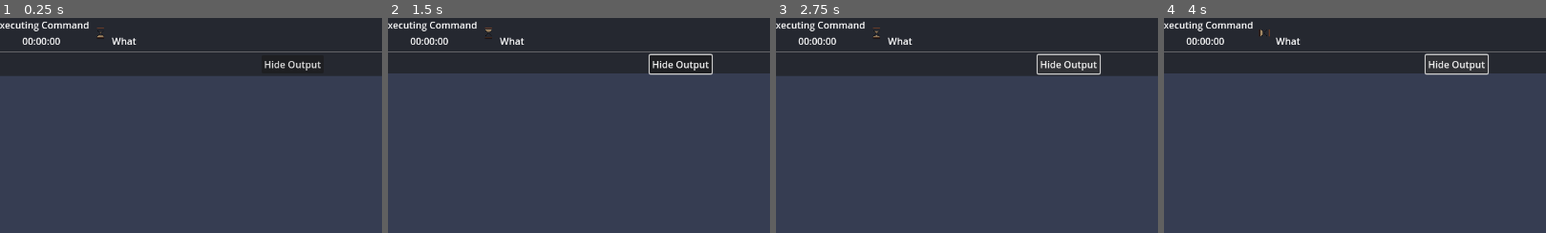
Above: before the commit, frames 1-4 (left to right).
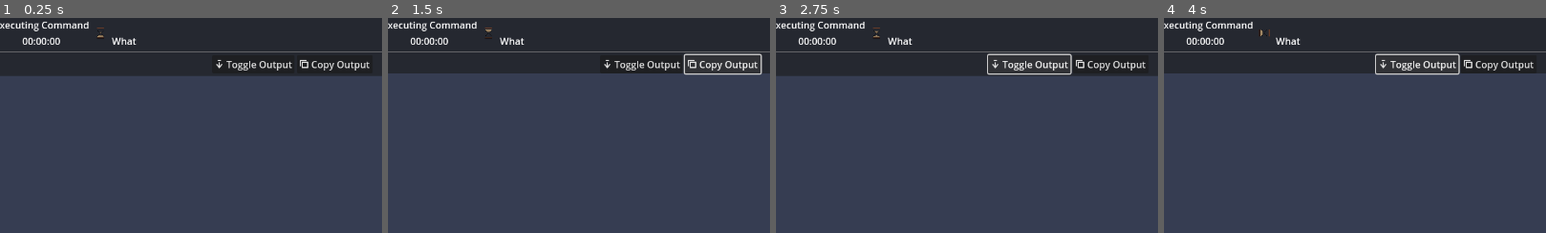
Above: after the commit, the same moments.

Repository: KoBeWi/Godot-Project-Builds
Game: Godot game, scene res://Nodes/Command.tscn
The game is run twice, just before and just after one commit, with the same random seed, the same clock (stepped at 60 frames per second) and the same inputs. This scene is started directly instead of the project's main scene.
Inputs (mouse positions are % of the whole screen's width and height, from its top left):
- Up to frame 1 (0.25 s): no input
- Up to frame 2 (1.5 s): click "Hide Output" (after the commit: "Toggle Output") at 0.5 s; click (45, 11) at 1.25 s, where only the run after the commit has a clickable "Copy Output"
- Up to frame 3 (2.75 s): click "Hide Output" (after the commit: "Toggle Output") at 2 s
- Up to frame 4 (4 s): click (45, 11) at 2.75 s, where only the run after the commit has a clickable "Copy Output"; click "Hide Output" (after the commit: "Toggle Output") at 3.5 s
The pictures show only the part of the screen within x 1-51%, y 0-50%; the shares and areas given below are measured in that part.

The runs differ from the first frame. In frame 1, 0.8% of the frame differs, in the area x 56-97%, y 19-25%; in frame 2, 1.3%, in the area x 56-98%, y 16-27%; in frame 3, 1.3%; in frame 4, 1.3%.
Error in both runs: Cannot call method 'store_line' on a null value. (res://Nodes/Command.gd:26)

Commit message:
Added delete confirmation

Diff:
--- a/Nodes/Command.gd
+++ b/Nodes/Command.gd
@@ -91,8 +91,17 @@
 
 func _on_command_gui_input(event: InputEvent) -> void:
 	if event is InputEventMouseButton and event.pressed:
-		## TODO: info, że się kopiuje
 		DisplayServer.clipboard_set(raw_text)
+
+		var copied: Label = %Copied
+		copied.position = %Command.get_local_mouse_position()
+		copied.modulate.a = 1.0
+		copied.show()
+
+		var tween := copied.create_tween()
+		tween.tween_property(copied, ^"modulate:a", 0.0, 0.5).set_delay(1)
+		tween.tween_callback(copied.hide)
+
 
 func _exit_tree() -> void:
 	if program.is_running:
@@ -184,3 +193,6 @@
 
 func toggle_output() -> void:
 	output_label.visible = not output_label.visible
+
+func copy_output() -> void:
+	DisplayServer.clipboard_set(output_label.get_parsed_text())
--- a/Nodes/Command.tscn
+++ b/Nodes/Command.tscn
@@ -1,7 +1,9 @@
-[gd_scene load_steps=21 format=3 uid="uid://b6hrktoise2ji"]
+[gd_scene load_steps=24 format=3 uid="uid://b6hrktoise2ji"]
 
 [ext_resource type="Script" path="res://Nodes/Command.gd" id="1_l0kiu"]
 [ext_resource type="Texture2D" uid="uid://dno0spmwh4kov" path="res://Nodes/Hourglass.png" id="2_qna3k"]
+[ext_resource type="Texture2D" uid="uid://csjjbw7dnc51a" path="res://Icons/Inherit.svg" id="3_kytcc"]
+[ext_resource type="Texture2D" uid="uid://dgcqwwuv1m48b" path="res://Icons/Copy.svg" id="4_0o8ph"]
 
 [sub_resource type="AtlasTexture" id="AtlasTexture_tas32"]
 atlas = ExtResource("2_qna3k")
@@ -115,6 +117,13 @@
 "name": &"default",
 "speed": 5.0
 }]
+
+[sub_resource type="StyleBoxFlat" id="StyleBoxFlat_gis47"]
+content_margin_left = 4.0
+content_margin_top = 4.0
+content_margin_right = 4.0
+content_margin_bottom = 4.0
+bg_color = Color(0, 0, 0, 1)
 
 [sub_resource type="StyleBoxFlat" id="StyleBoxFlat_nmsdb"]
 bg_color = Color(0, 0, 0, 0.12549)
@@ -209,6 +218,19 @@
 text = "What"
 autowrap_mode = 2
 
+[node name="Copied" type="Label" parent="MarginContainer/VBoxContainer/HBoxContainer/VBoxContainer/Command"]
+unique_name_in_owner = true
+visible = false
+z_index = 1
+layout_mode = 0
+offset_left = 24.0
+offset_top = 23.0
+offset_right = 183.0
+offset_bottom = 54.0
+theme_override_colors/font_color = Color(1, 1, 0, 1)
+theme_override_styles/normal = SubResource("StyleBoxFlat_gis47")
+text = "Copied to clipboard"
+
 [node name="HSeparator" type="HSeparator" parent="MarginContainer/VBoxContainer"]
 layout_mode = 2
 
@@ -216,10 +238,22 @@
 unique_name_in_owner = true
 layout_mode = 2
 
-[node name="ExpandButton" type="Button" parent="MarginContainer/VBoxContainer/Output"]
+[node name="HBoxContainer" type="HBoxContainer" parent="MarginContainer/VBoxContainer/Output"]
+layout_mode = 2
+alignment = 1
+
+[node name="Button2" type="Button" parent="MarginContainer/VBoxContainer/Output/HBoxContainer"]
 layout_mode = 2
 size_flags_horizontal = 4
-text = "Hide Output"
+text = "Toggle Output"
+icon = ExtResource("3_kytcc")
+
+[node name="Button" type="Button" parent="MarginContainer/VBoxContainer/Output/HBoxContainer"]
+auto_translate_mode = 1
+layout_mode = 2
+size_flags_horizontal = 4
+text = "Copy Output"
+icon = ExtResource("4_0o8ph")
 
 [node name="OutputLabel" type="RichTextLabel" parent="MarginContainer/VBoxContainer/Output"]
 unique_name_in_owner = true
@@ -239,4 +273,5 @@
 
 [connection signal="gui_input" from="MarginContainer/VBoxContainer/HBoxContainer/VBoxContainer/TaskText" to="." method="_on_command_gui_input"]
 [connection signal="gui_input" from="MarginContainer/VBoxContainer/HBoxContainer/VBoxContainer/Command" to="." method="_on_command_gui_input"]
-[connection signal="pressed" from="MarginContainer/VBoxContainer/Output/ExpandButton" to="." method="toggle_output"]
+[connection signal="pressed" from="MarginContainer/VBoxContainer/Output/HBoxContainer/Button2" to="." method="toggle_output"]
+[connection signal="pressed" from="MarginContainer/VBoxContainer/Output/HBoxContainer/Button" to="." method="copy_output"]
--- /dev/null
+++ b/Nodes/GUI/DeleteButton.tscn
@@ -0,0 +1,54 @@
+[gd_scene load_steps=4 format=3 uid="uid://m6a3ajkud85h"]
+
+[ext_resource type="Texture2D" uid="uid://byn071xu1q5op" path="res://Icons/Remove.svg" id="1_xvgi5"]
+
+[sub_resource type="GDScript" id="GDScript_v5hcl"]
+script/source = "extends Button
+
+@onready var label: Label = $Label
+
+signal confirmed
+
+var timer: float
+
+func _ready() -> void:
+	set_process(false)
+
+func _pressed() -> void:
+	if label.visible:
+		confirmed.emit()
+	else:
+		timer = 0.5
+		label.show()
+		set_process(true)
+
+func _process(delta: float) -> void:
+	timer -= delta
+	if timer <= 0:
+		label.hide()
+		set_process(false)
+"
+
+[sub_resource type="StyleBoxFlat" id="StyleBoxFlat_liddr"]
+content_margin_left = 2.0
+content_margin_right = 2.0
+bg_color = Color(0.145098, 0.156863, 0.188235, 1)
+
+[node name="DeleteButton" type="Button"]
+icon = ExtResource("1_xvgi5")
+script = SubResource("GDScript_v5hcl")
+
+[node name="Label" type="Label" parent="."]
+visible = false
+z_index = 1
+layout_mode = 1
+anchors_preset = 11
+anchor_left = 1.0
+anchor_right = 1.0
+anchor_bottom = 1.0
+offset_left = 2.0
+offset_right = 174.0
+grow_horizontal = 0
+grow_vertical = 2
+theme_override_styles/normal = SubResource("StyleBoxFlat_liddr")
+text = "Click again to confirm"
--- a/Nodes/PresetTemplate.tscn
+++ b/Nodes/PresetTemplate.tscn
@@ -4,7 +4,7 @@
 [ext_resource type="PackedScene" uid="uid://cyl1d6reu3mk4" path="res://Nodes/GUI/DirectorySelector.tscn" id="2_at7ma"]
 [ext_resource type="Texture2D" uid="uid://dnlqsyyx311xx" path="res://Icons/Duplicate.svg" id="3_yself"]
 [ext_resource type="Texture2D" uid="uid://csjjbw7dnc51a" path="res://Icons/Inherit.svg" id="4_ricvi"]
-[ext_resource type="Texture2D" uid="uid://byn071xu1q5op" path="res://Icons/Remove.svg" id="4_x4nre"]
+[ext_resource type="PackedScene" uid="uid://m6a3ajkud85h" path="res://Nodes/GUI/DeleteButton.tscn" id="5_bn1pp"]
 
 [sub_resource type="StyleBoxFlat" id="StyleBoxFlat_qhetb"]
 content_margin_left = 8.0
@@ -50,7 +50,7 @@
 	%Inherit.pressed.connect(callback)
 
 func connect_delete(callback: Callable):
-	%Delete.pressed.connect(callback)
+	%Delete.confirmed.connect(callback)
 
 func update_inheritance():
 	if inherit.is_empty():
@@ -156,10 +156,8 @@
 icon = ExtResource("4_ricvi")
 alignment = 0
 
-[node name="Delete" type="Button" parent="VBoxContainer/HBoxContainer"]
+[node name="Delete" parent="VBoxContainer/HBoxContainer" instance=ExtResource("5_bn1pp")]
 unique_name_in_owner = true
 layout_mode = 2
 size_flags_horizontal = 6
 text = "Delete"
-icon = ExtResource("4_x4nre")
-alignment = 0
--- a/Nodes/RoutinePreview.tscn
+++ b/Nodes/RoutinePreview.tscn
@@ -5,7 +5,7 @@
 [ext_resource type="Texture2D" uid="uid://bwtchwpfrbqsw" path="res://Icons/Play.svg" id="1_hqapv"]
 [ext_resource type="Texture2D" uid="uid://cfbagouqtgqfs" path="res://Icons/Edit.svg" id="1_m46hf"]
 [ext_resource type="Texture2D" uid="uid://bv4tqa6ixyi1h" path="res://Icons/ArrowRight.svg" id="2_0d0yc"]
-[ext_resource type="Texture2D" uid="uid://byn071xu1q5op" path="res://Icons/Remove.svg" id="2_064c3"]
+[ext_resource type="PackedScene" uid="uid://m6a3ajkud85h" path="res://Nodes/GUI/DeleteButton.tscn" id="6_hh3q2"]
 
 [sub_resource type="StyleBoxFlat" id="StyleBoxFlat_e2baq"]
 content_margin_left = 8.0
@@ -147,14 +147,11 @@
 icon = ExtResource("1_1u4fl")
 alignment = 0
 
-[node name="Button2" type="Button" parent="VBoxContainer"]
+[node name="DeleteButton" parent="VBoxContainer" instance=ExtResource("6_hh3q2")]
 layout_mode = 2
 size_flags_horizontal = 8
-size_flags_vertical = 10
 text = "Delete"
-icon = ExtResource("2_064c3")
-alignment = 0
 
 [connection signal="pressed" from="VBoxContainer/HBoxContainer/MoveLeft" to="." method="_on_move_left_pressed"]
 [connection signal="pressed" from="VBoxContainer/HBoxContainer/MoveRight" to="." method="_on_move_right_pressed"]
-[connection signal="pressed" from="VBoxContainer/Button2" to="." method="delete"]
+[connection signal="confirmed" from="VBoxContainer/DeleteButton" to="." method="delete"]
--- a/Nodes/TaskContainer.tscn
+++ b/Nodes/TaskContainer.tscn
@@ -2,9 +2,9 @@
 
 [ext_resource type="Texture2D" uid="uid://bwtchwpfrbqsw" path="res://Icons/Play.svg" id="1_0viqh"]
 [ext_resource type="Texture2D" uid="uid://6orgtpcieuls" path="res://Icons/ArrowUp.svg" id="1_efkxy"]
-[ext_resource type="Texture2D" uid="uid://byn071xu1q5op" path="res://Icons/Remove.svg" id="1_jiaey"]
 [ext_resource type="Texture2D" uid="uid://bidwkeg0fiqcn" path="res://Icons/ArrowDown.svg" id="2_r8s42"]
 [ext_resource type="Texture2D" uid="uid://dgcqwwuv1m48b" path="res://Icons/Copy.svg" id="4_fcytw"]
+[ext_resource type="PackedScene" uid="uid://m6a3ajkud85h" path="res://Nodes/GUI/DeleteButton.tscn" id="5_ewh0j"]
 
 [sub_resource type="GDScript" id="GDScript_f3a8a"]
 script/source = "extends PanelContainer
@@ -35,7 +35,6 @@
 	update_buttons()
 
 func erase() -> void:
-	##TODO dać na double click??
 	queue_free()
 
 func copy():
@@ -95,12 +94,8 @@
 [node name="VSeparator" type="VSeparator" parent="VBoxContainer/MarginContainer/HBoxContainer"]
 layout_mode = 2
 
-[node name="Button4" type="Button" parent="VBoxContainer/MarginContainer/HBoxContainer"]
-auto_translate_mode = 1
+[node name="DeleteButton" parent="VBoxContainer/MarginContainer/HBoxContainer" instance=ExtResource("5_ewh0j")]
 layout_mode = 2
-tooltip_text = "Delete
-Double-click to use."
-icon = ExtResource("1_jiaey")
 
 [node name="PanelContainer" type="PanelContainer" parent="VBoxContainer"]
 layout_mode = 2
@@ -117,4 +112,4 @@
 [connection signal="pressed" from="VBoxContainer/MarginContainer/HBoxContainer/Up" to="." method="move_up"]
 [connection signal="pressed" from="VBoxContainer/MarginContainer/HBoxContainer/Down" to="." method="move_down"]
 [connection signal="pressed" from="VBoxContainer/MarginContainer/HBoxContainer/Button3" to="." method="copy"]
-[connection signal="pressed" from="VBoxContainer/MarginContainer/HBoxContainer/Button4" to="." method="erase"]
+[connection signal="confirmed" from="VBoxContainer/MarginContainer/HBoxContainer/DeleteButton" to="." method="erase"]
--- a/Scenes/Main.tscn
+++ b/Scenes/Main.tscn
@@ -129,7 +129,6 @@
 
 	for file in DirAccess.get_files_at(source_path):
 		DirAccess.copy_absolute(source_path.path_join(file), target_path.path_join(file))
-	## TODO: uruchamiać automatycznie (ale jak??)
 
 	update_plugin_status()
 "
